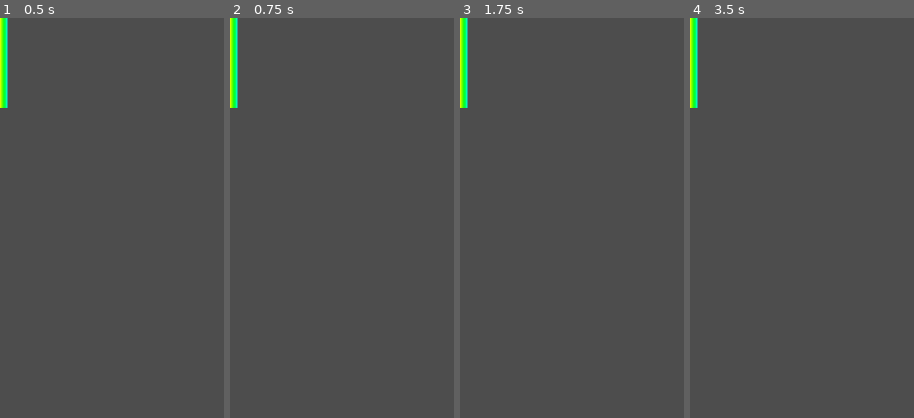
Above: before the commit, frames 1-4 (left to right).
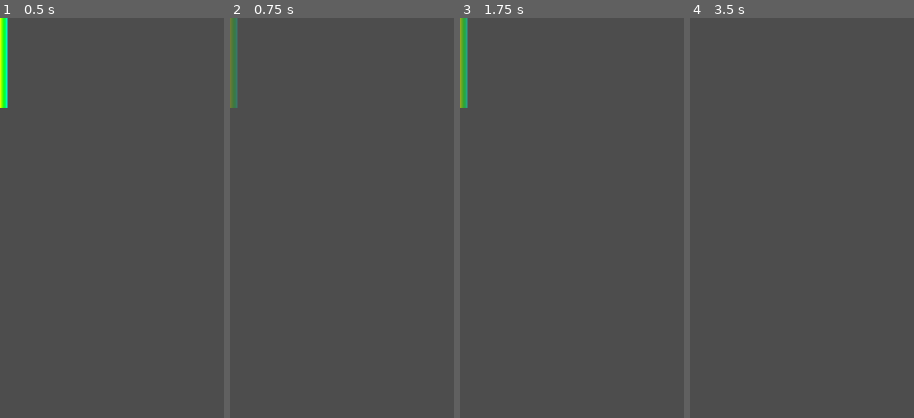
Above: after the commit, the same moments.

Repository: SiegeKnightt/Tappy-Plane
Game: Godot game, scene res://scenes/laser/laser.tscn
Same seed, same stepped clock (60 frames per second), same inputs: the game is played once before the commit and once after it. The project has no main scene, so this scene is started directly.
Inputs:
- Up to frame 1 (0.5 s): no input
- Up to frame 2 (0.75 s): tap Enter at 0.5 s
- Up to frame 3 (1.75 s): tap Space (jump) at 0.77, 1.25, 1.52 s
- Up to frame 4 (3.5 s): tap Space (jump) at 3.02 s
The pictures show only the part of the screen within x 0-50%, y 0-50%; the shares and areas given below are measured in that part.

Frame 1 is identical in both runs. In frame 2, 0.8% of the frame differs, in the area x 0-4%, y 0-23%; in frame 3, 0.8%; in frame 4, 0.8%.

Commit message:
Create laser animation

Diff:
--- a/scenes/laser/laser.tscn
+++ b/scenes/laser/laser.tscn
@@ -1,9 +1,47 @@
-[gd_scene load_steps=3 format=3 uid="uid://dajonfl653xna"]
+[gd_scene load_steps=6 format=3 uid="uid://dajonfl653xna"]
 
 [ext_resource type="Texture2D" uid="uid://foipsormpim7" path="res://assets/pipes/laser2.png" id="1_liqyl"]
 
 [sub_resource type="RectangleShape2D" id="RectangleShape2D_k7274"]
 size = Vector2(8, 190)
+
+[sub_resource type="Animation" id="Animation_2vi2r"]
+resource_name = "flash"
+length = 0.9
+loop_mode = 1
+tracks/0/type = "value"
+tracks/0/imported = false
+tracks/0/enabled = true
+tracks/0/path = NodePath("Sprite2D:self_modulate")
+tracks/0/interp = 1
+tracks/0/loop_wrap = true
+tracks/0/keys = {
+"times": PackedFloat32Array(0, 0.6, 0.8),
+"transitions": PackedFloat32Array(1, 1, 1),
+"update": 0,
+"values": [Color(1, 1, 1, 1), Color(1, 1, 1, 1), Color(1, 1, 1, 0)]
+}
+
+[sub_resource type="Animation" id="Animation_ylam5"]
+length = 0.001
+tracks/0/type = "value"
+tracks/0/imported = false
+tracks/0/enabled = true
+tracks/0/path = NodePath("Sprite2D:self_modulate")
+tracks/0/interp = 1
+tracks/0/loop_wrap = true
+tracks/0/keys = {
+"times": PackedFloat32Array(0),
+"transitions": PackedFloat32Array(1),
+"update": 0,
+"values": [Color(1, 1, 1, 1)]
+}
+
+[sub_resource type="AnimationLibrary" id="AnimationLibrary_kxovh"]
+_data = {
+"RESET": SubResource("Animation_ylam5"),
+"flash": SubResource("Animation_2vi2r")
+}
 
 [node name="Laser" type="Area2D"]
 
@@ -14,3 +52,9 @@
 [node name="CollisionShape2D" type="CollisionShape2D" parent="."]
 position = Vector2(8, 0)
 shape = SubResource("RectangleShape2D_k7274")
+
+[node name="AnimationPlayer" type="AnimationPlayer" parent="."]
+libraries = {
+"": SubResource("AnimationLibrary_kxovh")
+}
+autoplay = "flash"
